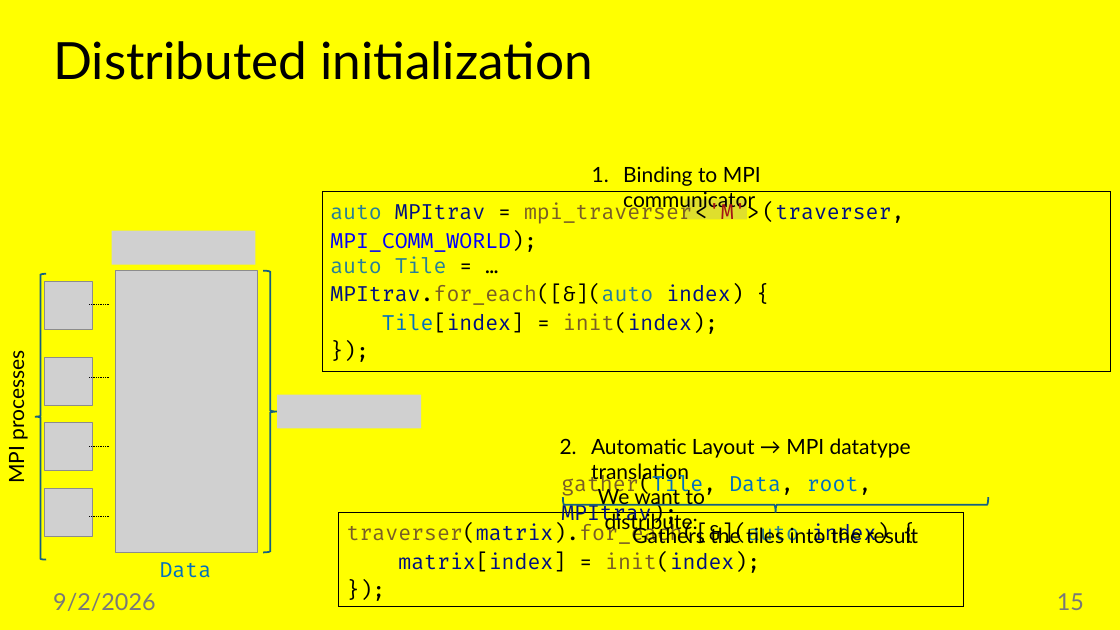
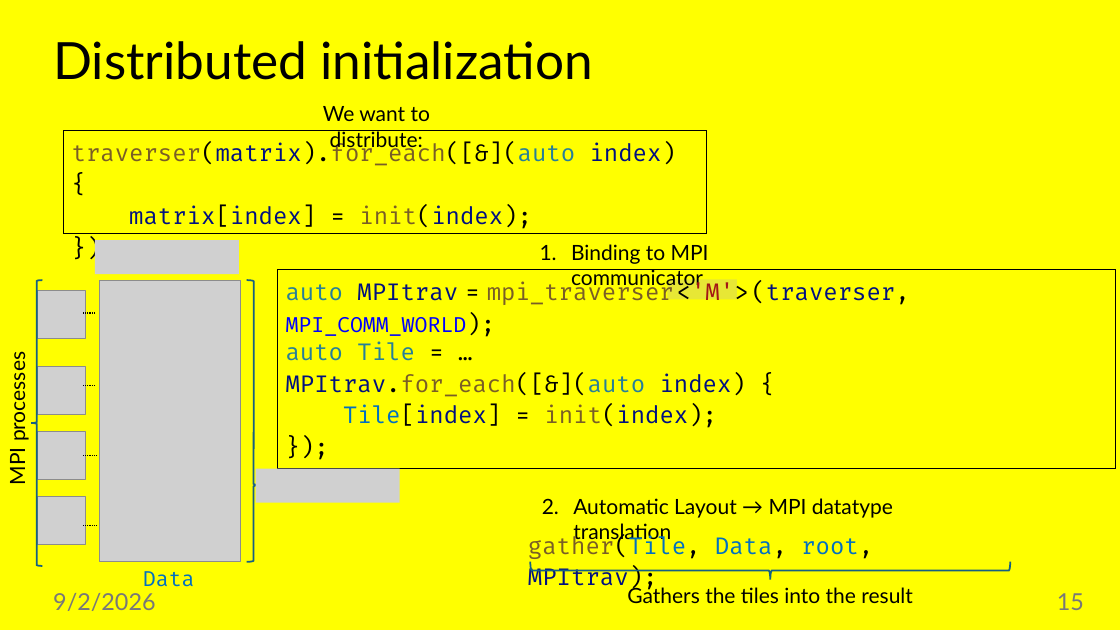
Before and after one commit to jiriklepl/phd-thesis, a slide deck: slide 15 of slides/Optimizing Memory Layouts and Traversal Orders in High-Performance Computing.pptx. Drawn at 1120x630 pixels with LibreOffice and Linux fonts; fonts in the diff are those of the drawing; grey boxes stand for pictures. Boxes give left, top, right and bottom in pixels: in the first picture for what was removed or moved away, otherwise in the second. Text is boxed around its words. In the diff, an @@ line names an element or a change of style, - is before the commit and + after.

```diff
--- a/slides/Optimizing Memory Layouts and Traversal Orders in High-Performance Computing.pptx
+++ b/slides/Optimizing Memory Layouts and Traversal Orders in High-Performance Computing.pptx
@@ text "We want to distribute:" rewrapped from (598, 485, 705, 534) to (323, 106, 430, 151) @@
@@ size 18 to 20 pt in 3 elements at (528, 535, 873, 593), (286, 341, 746, 428), (64, 130, 707, 234) @@
@@ rectangle "traverser(matrix).for_each([&](auto index) {": place and size @@
-rectangle "traverser(matrix).for_each([&](auto index) {" at (339, 513, 964, 607)
+rectangle "traverser(matrix).for_each([&](auto index) {" at (64, 130, 707, 234)
@@ text "Binding to MPI communicator": place and size @@
-text "Binding to MPI communicator" at (623, 166, 761, 212)
+text "Binding to MPI communicator" at (571, 244, 709, 290)
@@ 2 pictures, 1 text, 1 right brace: place and size @@
-2 pictures, 1 text, 1 right brace at (112, 231, 277, 578)
+2 pictures, 1 text, 1 right brace at (95, 240, 261, 594)
@@ left brace: place and size @@
-left brace at (34, 274, 45, 560)
+left brace at (31, 280, 42, 565)
@@ right brace at (247, 280, 261, 561): proportions changed @@
@@ rectangle "auto MPItrav = mpi_traverser <'M'> ...": place and size @@
-rectangle "auto MPItrav = mpi_traverser <'M'> ..." at (322, 192, 1111, 371)
+rectangle "auto MPItrav = mpi_traverser <'M'> ..." at (277, 270, 1116, 469)
@@ rectangle "auto MPItrav = mpi_traverser <'M'> ..." at (277, 270, 1116, 469): size 18 to 20 pt in "auto MPItrav = mpi_traverser <'M'> (traverser, MPI_COMM_WORL ..." @@
@@ text "auto Tile = …": place and size @@
-text "auto Tile = …" at (330, 256, 744, 334)
+text "auto Tile = …" at (286, 341, 746, 428)
@@ rectangle: place and size @@
-rectangle at (685, 199, 747, 219)
+rectangle at (668, 280, 738, 300)
@@ rectangle at (668, 280, 738, 300): fill #969696 at 30% opacity to #B2B2B2 at 30% opacity @@
@@ line moved from (108, 304) - (90, 304) to (95, 313) - (83, 313) @@
@@ line moved from (108, 377) - (90, 377) to (95, 386) - (83, 386) @@
@@ picture removed at (277, 395, 421, 429) @@
@@ 4 pictures: place and size @@
-4 pictures at (45, 282, 92, 536)
+4 pictures at (38, 291, 86, 544)
@@ line moved from (108, 447) - (90, 447) to (97, 455) - (83, 455) @@
@@ picture added at (255, 469, 399, 502) @@
@@ text "Automatic Layout → MPI datatype ...": place and size @@
-text "Automatic Layout → MPI datatype ..." at (591, 438, 911, 484)
+text "Automatic Layout → MPI datatype ..." at (573, 498, 893, 544)
@@ line moved from (108, 517) - (90, 517) to (97, 525) - (83, 525) @@
@@ text "gather(Tile, Data, root, MPItrav);": place and size @@
-text "gather(Tile, Data, root, MPItrav);" at (561, 474, 872, 527)
+text "gather(Tile, Data, root, MPItrav);" at (528, 535, 873, 593)
@@ right brace: place and size @@
-right brace at (563, 497, 989, 513)
+right brace at (530, 562, 1010, 580)
@@ text "Gathers the tiles into the ...": place and size @@
-text "Gathers the tiles into the ..." at (632, 525, 918, 543)
+text "Gathers the tiles into the ..." at (627, 585, 913, 603)
```
Also in this commit, not shown: 16 other slides changed.
